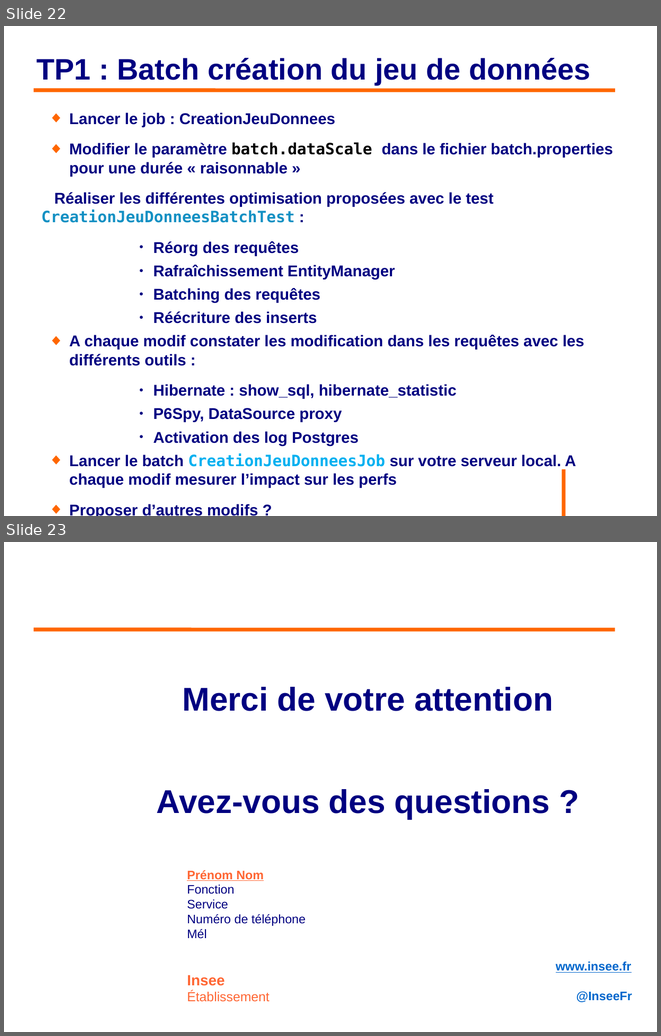
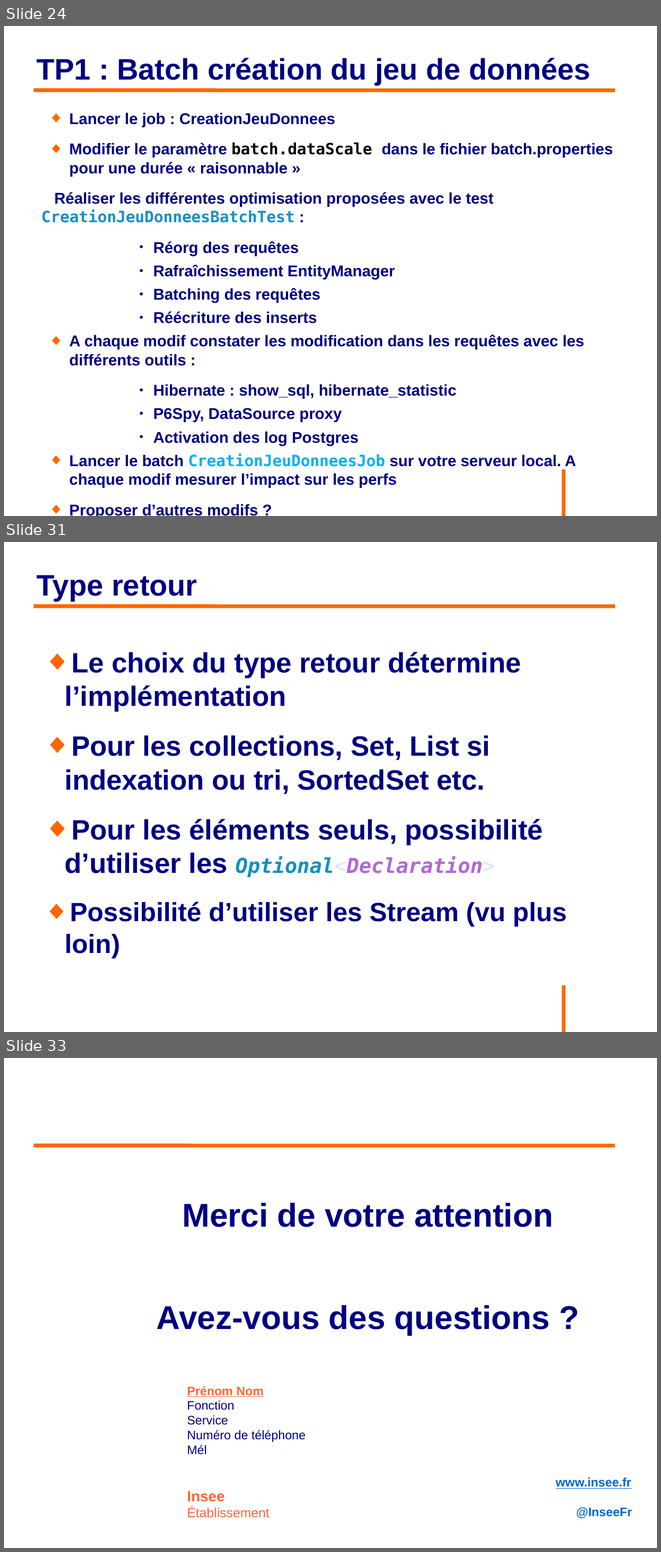
Before and after one commit to philphils/formation-hibernate-avancee, a slide deck: Documentation/diapo_formation_hibernate_avancee.odp. Shown one above the other, each under a label of ours: slides 22 and 23 before the commit, slides 24, 31 and 33 after it; the slides between them are not shown. The pictures are 661x1036 and 661x1552 pixels, drawn with LibreOffice and Linux fonts; fonts in the diff are those of the drawing; background and template pictures are left out. Boxes give left, top, right and bottom in pixels: in the first picture for what was removed or moved away, otherwise in the second. Text is boxed around its words. In the diff, an @@ line names an element or a change of style, - is before the commit and + after.

```diff
--- a/Documentation/diapo_formation_hibernate_avancee.odp
+++ b/Documentation/diapo_formation_hibernate_avancee.odp
@@ slide 31 added at box(4, 542, 657, 1032), background #FFFFFF; not listed: 1 template element that a slide beside it also shows @@
@@ title added at box(37, 575, 197, 601), 36 pt, text #000080, bold @@
+Type retour
@@ line added from (34, 606) to (616, 606), #FF6600 4.54 pt @@
@@ text added at box(64, 652, 567, 958), 34 pt, text #000080, bold @@
+◆ Le choix du type retour détermine l’implémentation
+◆ Pour les collections, Set, List si indexation ou tri, SortedSet etc.
+◆ Pour les éléments seuls, possibilité d’utiliser les Optional<Declaration>
+◆ Possibilité d’utiliser les Stream (vu plus loin)
@@ what was slide 22 is now slide 24 @@
@@ what was slide 23 is now slide 33 @@
```
Also in this commit, not shown: 9 other slides added.
